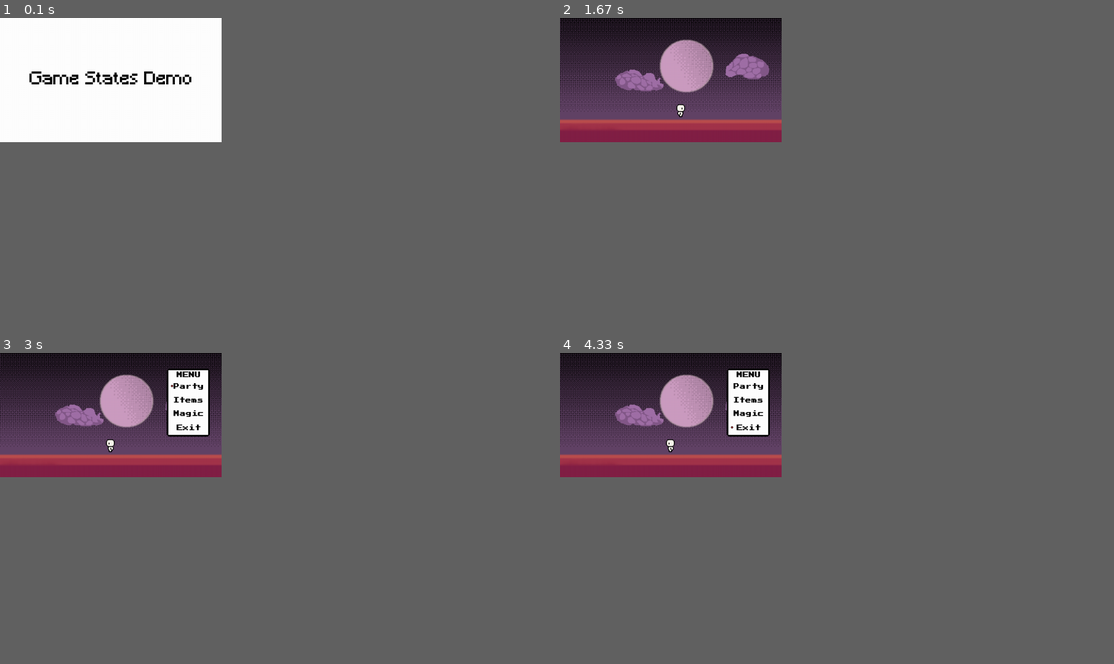
Above: before the commit, frames 1-4 (two rows, left to right).
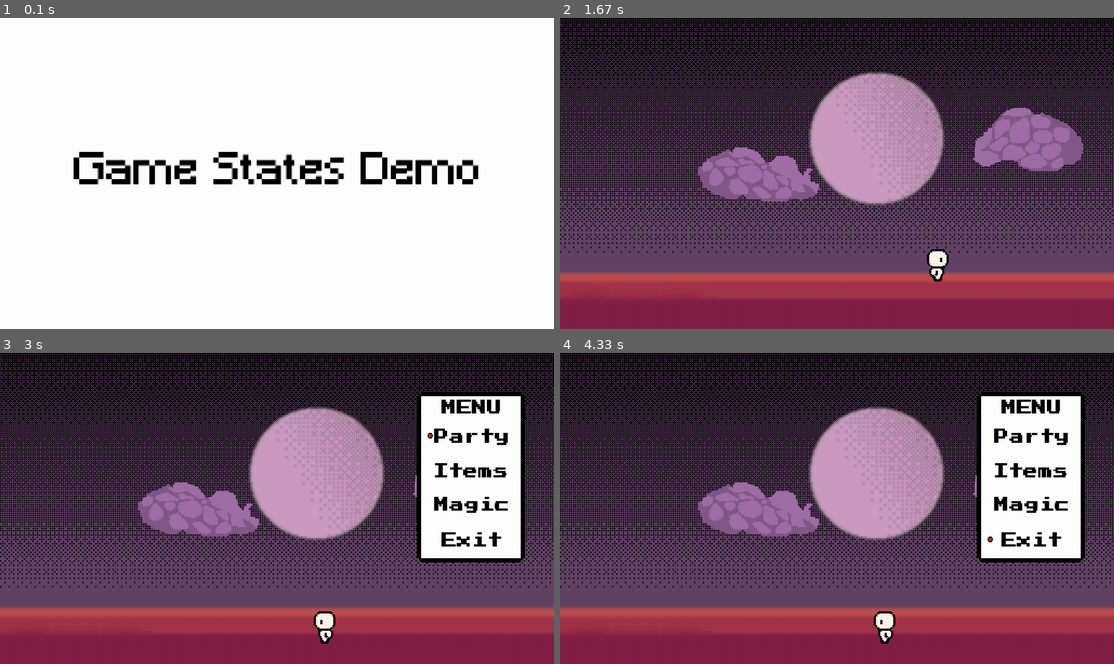
Above: after the commit, the same moments.

Repository: Mallet-Marie/pygame_metroidvania
Game: pygame game, started from game.py
Two runs of this game, one before a commit and one after it. Both use one fixed random seed, a clock stepped at 60 frames per second and the inputs below.
Inputs:
- Up to frame 1 (0.1 s): no input
- Up to frame 2 (1.67 s): tap Enter at 0.33 s; hold D 0.67-1.13 s; hold W 1.17-1.47 s; hold D from 1.5 s (still down)
- Up to frame 3 (3 s): release D at 1.97 s; hold A 2-2.53 s; tap Enter at 2.9 s
- Up to frame 4 (4.33 s): hold W 3.67-4.03 s
In our replay, the window is 360x202 before the commit and 900x506 after it. These sizes can differ from the game's own. Grey fills any space a smaller window leaves; there, only what the larger window draws over its background counts as a difference.

The runs differ from the first frame. In frame 1, 3.9% of the frame differs, in the area x 5-87%, y 17-54%; in frame 2, 68%; in frame 3, 71%, in the area x 0-100%, y 0-100%; in frame 4, 71%.

Commit message:
added gravity and jump

Diff:
--- a/game.py
+++ b/game.py
@@ -10,9 +10,9 @@
         pg.init()
         self.GAME_W, self.GAME_H = WIDTH, HEIGHT
         self.sizes = pg.display.get_desktop_sizes()
-        self.SCREEN_W, self.SCREEN_H = WIDTH, HEIGHT
+        self.SCREEN_W, self.SCREEN_H = self.sizes[0]
         self.game_canvas = pg.Surface((self.GAME_W, self.GAME_H))
-        self.screen = pg.display.set_mode((self.SCREEN_W, self.SCREEN_H))
+        self.screen = pg.display.set_mode((self.SCREEN_W, self.SCREEN_H), pg.NOFRAME)
         #add noframe and change to fullscreen self.sizes[0]
         self.running, self.playing = True, True
         self.actions = {"left": False, "right": False, "up" : False, "down" : False, "action1" : False, "action2" : False, "start" : False}
--- a/sprites.py
+++ b/sprites.py
@@ -7,27 +7,40 @@
         pg.sprite.Sprite.__init__(self)
         self.game = game
         self.load_sprites()
-        self.posx, self.posy = 200, 200
         self.rect = self.cur_img.get_rect()
-        self.rect.centerx, self.rect.centery = self.posx, self.posy
+        self.rect.centerx, self.rect.centery = 200, 200
         self.is_jumping = False
         self.current_frame, self.last_frame_update = 0, 0
+        self.velx = 0
+        self.vely = 400 * self.game.dt
 
     def jump(self):
         pass
 
     def update(self, dt, actions):
         self.dx = actions["right"] - actions["left"]
-        if actions['up']:
+        if actions['up'] and not self.is_jumping:
             self.is_jumping = True
 
-        self.posx += 100 * dt * self.dx
+        if self.is_jumping:
+            if self.vely == 0:
+                self.vely = -400 * dt
+            else:
+                self.vely += 50 * dt
+
+            if self.vely > 400 * dt:
+                self.is_jumping = False
+
+        if self.rect.centery >= HEIGHT -50 and not self.is_jumping:
+            self.vely = 0
+        print(self.vely)
+        self.velx = 200 * dt * self.dx
+        self.rect.centerx += self.velx
+        self.rect.centery += self.vely
         self.animate(dt, self.dx)
-        self.rect.centerx = self.posx
-        self.rect.centery = self.posy
 
     def render(self, display):
-        display.blit(self.cur_img, (self.posx, self.posy))
+        display.blit(self.cur_img, (self.rect.centerx, self.rect.centery))
 
     def animate(self, dt, dx):
         self.last_frame_update += dt
